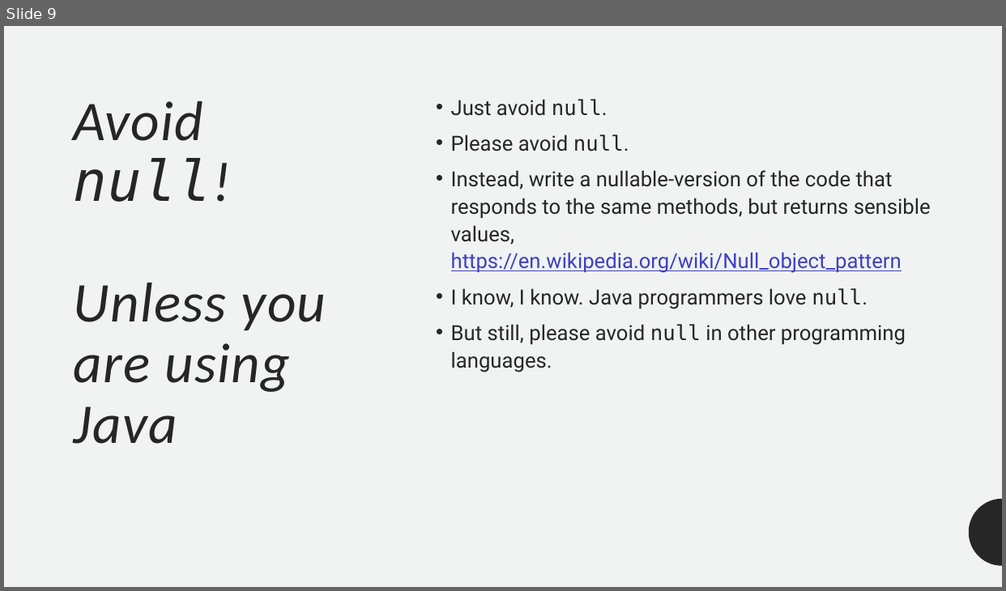
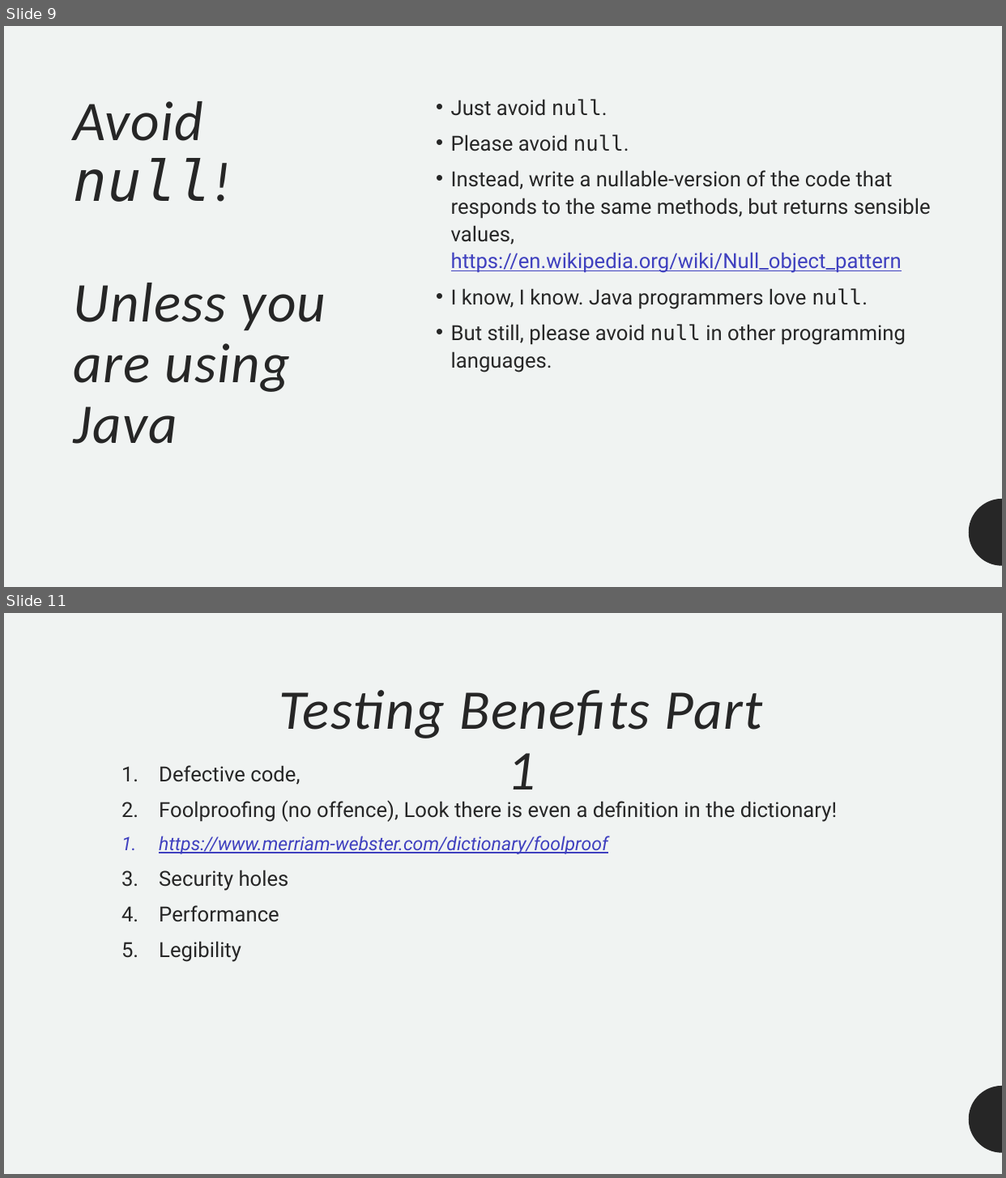
Before and after one commit to ofer987/presentations, a slide deck: code_review.pptx. Shown one above the other, each under a label of ours: slide 9 before the commit, slides 9 and 11 after it; the slides between them are not shown. The pictures are 1006x591 and 1006x1178 pixels, drawn with LibreOffice and Linux fonts; fonts in the diff are those of the drawing. Boxes give left, top, right and bottom in pixels: in the first picture for what was removed or moved away, otherwise in the second. Text is boxed around its words. In the diff, an @@ line names an element or a change of style, - is before the commit and + after.

```diff
--- a/code_review.pptx
+++ b/code_review.pptx
@@ slide 11 added at (4, 613, 1002, 1174), background #F0F3F2; not listed: 1 template element that a slide beside it also shows @@
@@ title added at (279, 690, 763, 803), 54 pt, text #262626, italic @@
+Testing Benefits Part 1
@@ text added at (159, 765, 837, 962), 20 pt, text #262626 @@
+1. Defective code,
+2. Foolproofing (no offence), Look there is even a definition in the dictionary!
+  1. https://www.merriam-webster.com/dictionary/foolproof
+3. Security holes
+4. Performance
+5. Legibility
```
Also in this commit, not shown: 7 slides changed, 1 other slide added.
